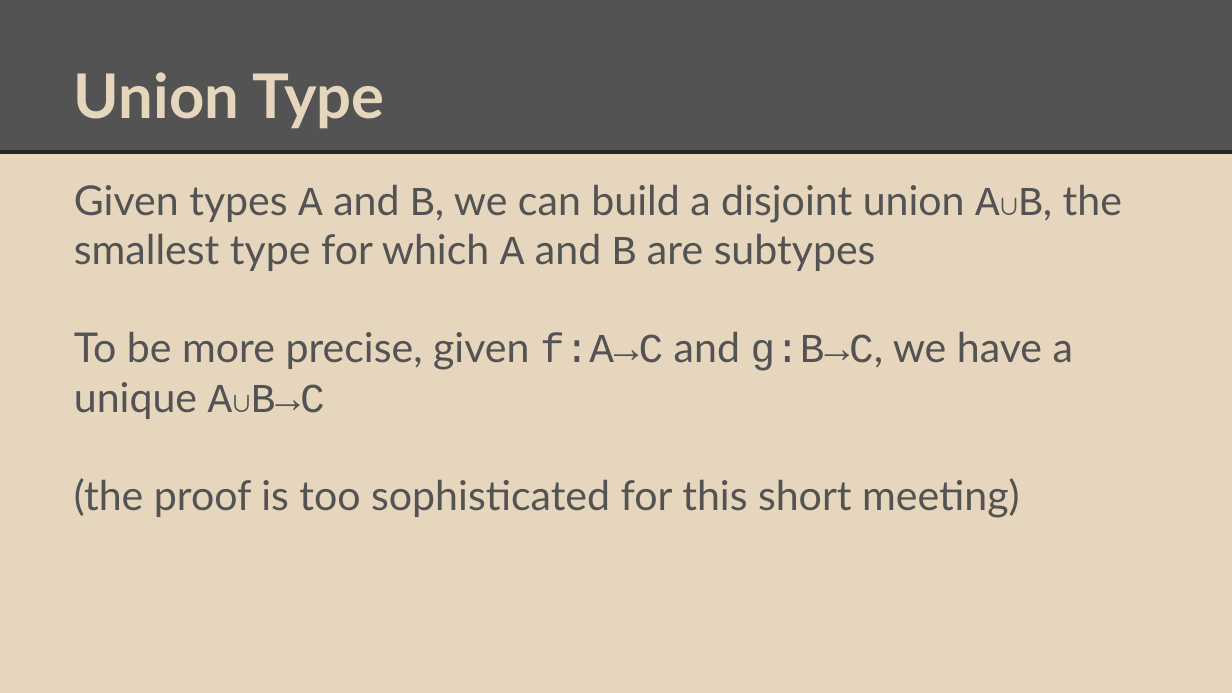
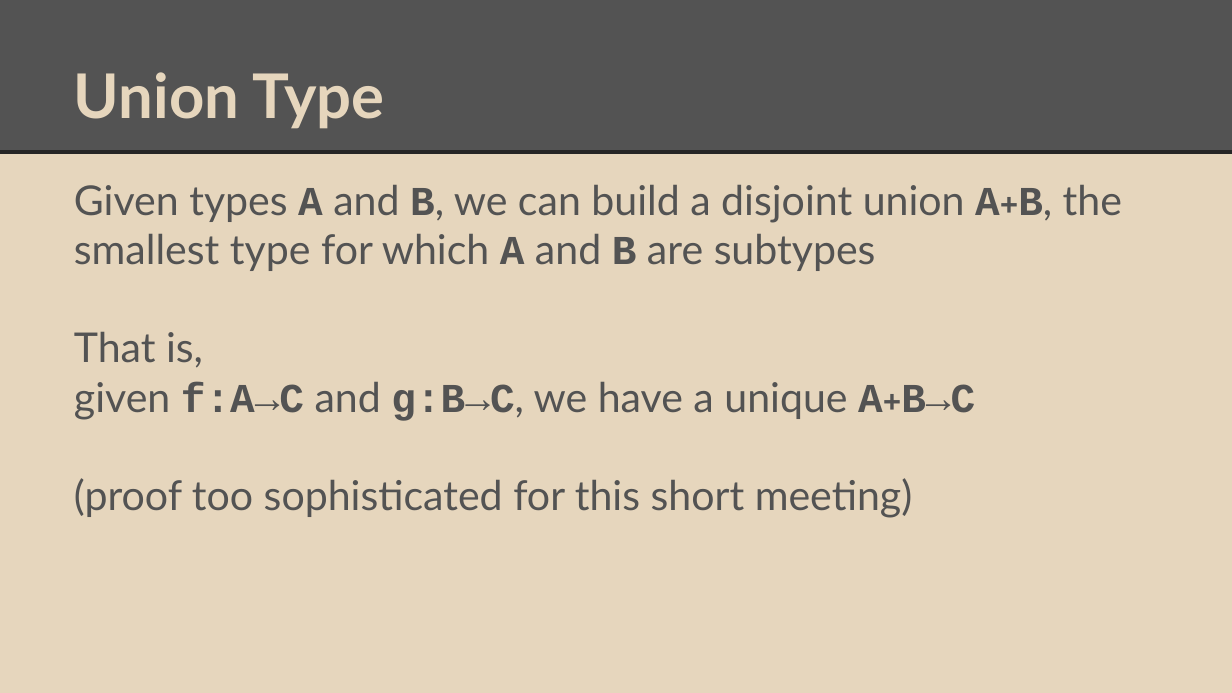
Before and after one commit to degoes-consulting/lambdaconf-2015, a slide deck: slide 25 of speakers/vpatryshev/intuitionistic-type-theory/IntroToIntuitionisticTypeTheory.pptx (slide 21 before the commit). Drawn at 1232x693 pixels with LibreOffice and Linux fonts; fonts in the diff are those of the drawing. Boxes give left, top, right and bottom in pixels: in the first picture for what was removed or moved away, otherwise in the second. Text is boxed around its words. In the diff, an @@ line names an element or a change of style, - is before the commit and + after.

Commit message:
Fixed some typos; split slides after John's suggestions.

```diff
--- a/speakers/vpatryshev/intuitionistic-type-theory/IntroToIntuitionisticTypeTheory.pptx
+++ b/speakers/vpatryshev/intuitionistic-type-theory/IntroToIntuitionisticTypeTheory.pptx
@@ text at bbox=[74, 185, 1122, 518]: text changed @@
-Given types A and B, we can build a disjoint union A∪B, the smallest type for which A and B are subtypes
-To be more precise, given f:A→C and g:B→C, we have a unique A∪B→C
-(the proof is too sophisticated for this short meeting)
+Given types A and B, we can build a disjoint union A+B, the smallest type for which A and B are subtypes
+That is,
+given f:A→C and g:B→C, we have a unique A+B→C
+(proof too sophisticated for this short meeting)
```
Also in this commit, not shown: 23 other slides changed, 4 slides added.
